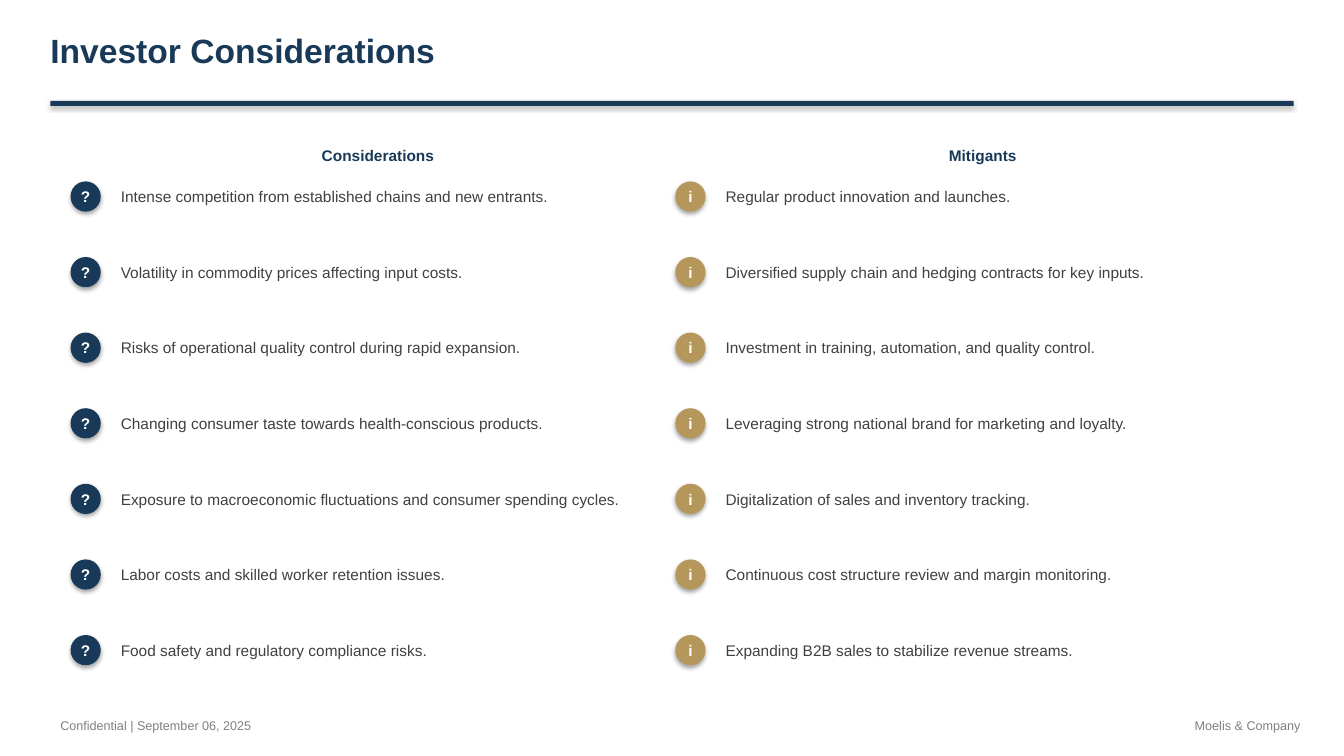
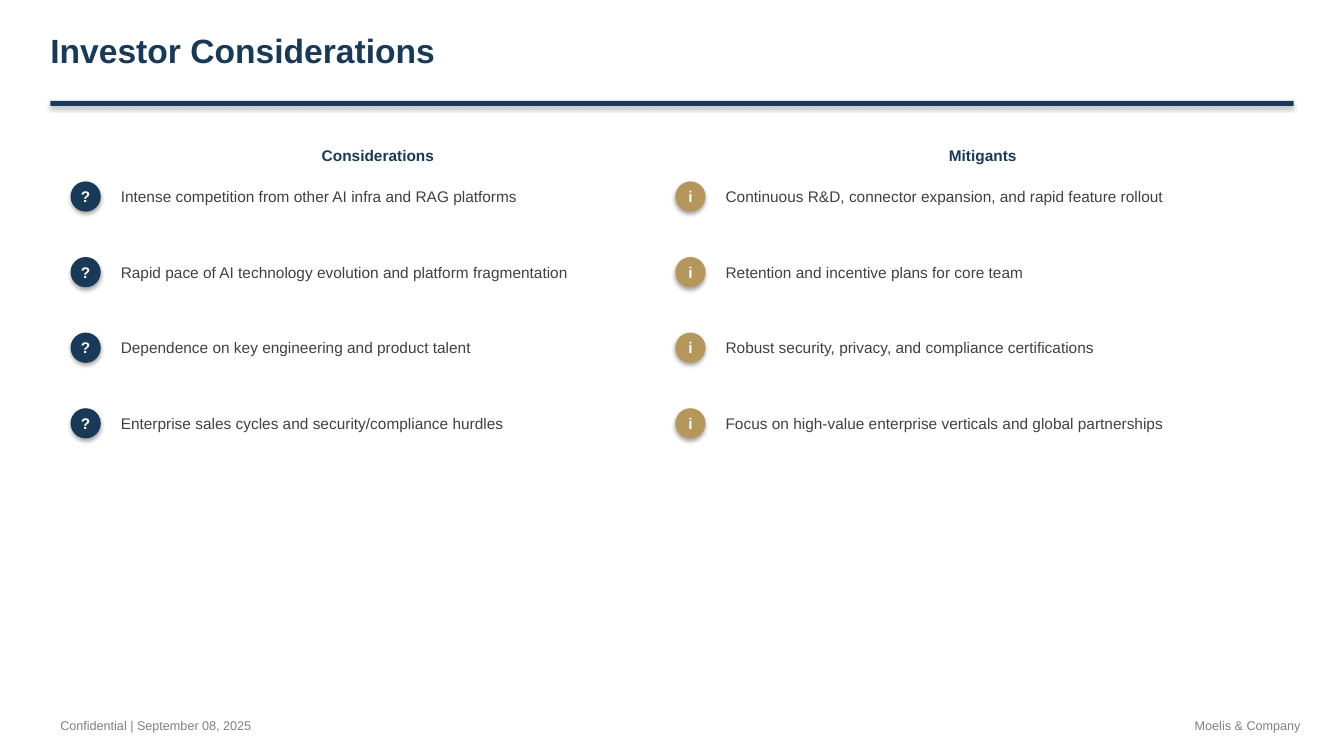
Before and after one commit to alinvb/slide_generator, a slide deck: slide 2 of ai_generated_deck.pptx. Drawn at 1344x756 pixels with LibreOffice and Linux fonts; fonts in the diff are those of the drawing. Boxes give left, top, right and bottom in pixels: in the first picture for what was removed or moved away, otherwise in the second. Text is boxed around its words. In the diff, an @@ line names an element or a change of style, - is before the commit and + after.

```diff
--- a/ai_generated_deck.pptx
+++ b/ai_generated_deck.pptx
@@ text at box(121, 191, 516, 205): text changed @@
-Intense competition from established chains and new entrants.
+Intense competition from other AI infra and RAG platforms
@@ text at box(726, 191, 1163, 205): text changed @@
-Regular product innovation and launches.
+Continuous R&D, connector expansion, and rapid feature rollout
@@ text at box(121, 267, 567, 281): text changed @@
-Volatility in commodity prices affecting input costs.
+Rapid pace of AI technology evolution and platform fragmentation
@@ text at box(726, 267, 1023, 281): text changed @@
-Diversified supply chain and hedging contracts for key inputs.
+Retention and incentive plans for core team
@@ text at box(121, 342, 471, 356): text changed @@
-Risks of operational quality control during rapid expansion.
+Dependence on key engineering and product talent
@@ text at box(726, 342, 1094, 356): text changed @@
-Investment in training, automation, and quality control.
+Robust security, privacy, and compliance certifications
@@ text at box(121, 418, 504, 432): text changed @@
-Changing consumer taste towards health-conscious products.
+Enterprise sales cycles and security/compliance hurdles
@@ text at box(726, 418, 1163, 432): text changed @@
-Leveraging strong national brand for marketing and loyalty.
+Focus on high-value enterprise verticals and global partnerships
@@ ellipse removed at box(71, 484, 101, 514) @@
@@ text removed at box(71, 484, 101, 514) @@
-?
@@ text removed at box(121, 494, 619, 508) @@
-Exposure to macroeconomic fluctuations and consumer spending cycles.
@@ ellipse removed at box(676, 484, 706, 514) @@
@@ text removed at box(688, 494, 692, 505) @@
-i
@@ text removed at box(726, 494, 1030, 508) @@
-Digitalization of sales and inventory tracking.
@@ ellipse removed at box(71, 560, 101, 590) @@
@@ text removed at box(71, 560, 101, 590) @@
-?
@@ text removed at box(121, 569, 445, 580) @@
-Labor costs and skilled worker retention issues.
@@ ellipse removed at box(676, 560, 706, 590) @@
@@ text removed at box(688, 569, 692, 580) @@
-i
@@ text removed at box(726, 569, 1111, 583) @@
-Continuous cost structure review and margin monitoring.
@@ ellipse removed at box(71, 635, 101, 665) @@
@@ text removed at box(71, 635, 101, 665) @@
-?
@@ text removed at box(121, 645, 427, 659) @@
-Food safety and regulatory compliance risks.
@@ ellipse removed at box(676, 635, 706, 665) @@
@@ text removed at box(688, 645, 692, 656) @@
-i
@@ text removed at box(726, 645, 1073, 659) @@
-Expanding B2B sales to stabilize revenue streams.
```
Also in this commit, not shown: 2 other slides changed, 11 slides added, 11 slides removed, 10 other files.
